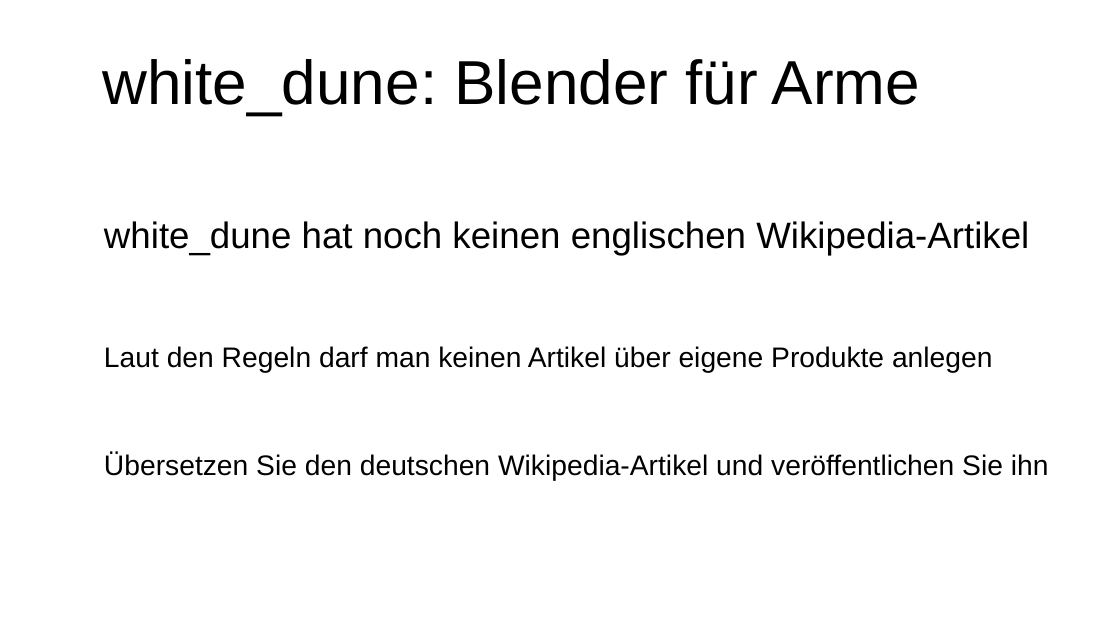
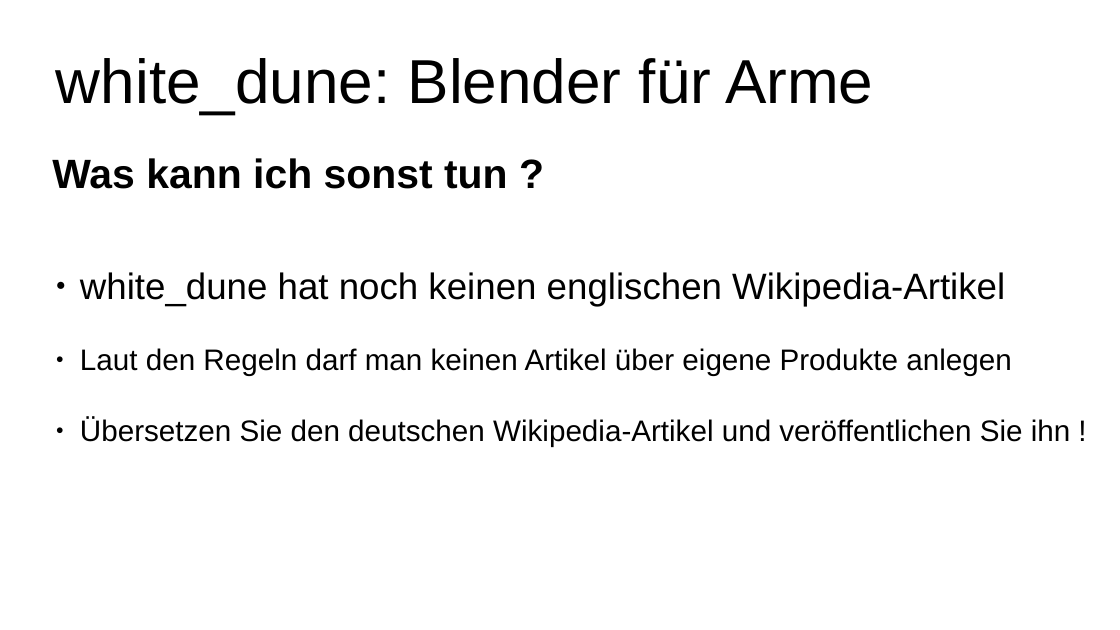
Before and after one commit to mufti11/white_dune, a slide deck: slide 12 of docs/usage_docs/white_dune_rasberry_pi.odp. Drawn at 1120x630 pixels with LibreOffice and Linux fonts; fonts in the diff are those of the drawing. Boxes give left, top, right and bottom in pixels: in the first picture for what was removed or moved away, otherwise in the second. Text is boxed around its words. In the diff, an @@ line names an element or a change of style, - is before the commit and + after.

Commit message:
white_dune 1.782

```diff
--- a/docs/usage_docs/white_dune_rasberry_pi.odp
+++ b/docs/usage_docs/white_dune_rasberry_pi.odp
@@ title "white_dune: Blender für Arme": place and size @@
-title "white_dune: Blender für Arme" at [103,59,920,115]
+title "white_dune: Blender für Arme" at [56,58,873,114]
@@ title "white_dune: Blender für Arme" at [56,58,873,114]: alignment centre to left @@
@@ text "white_dune hat noch keinen englischen ..." at [80,272,1071,447]: vertical alignment top to middle @@
@@ text added at [52,158,508,189], 29 pt, text #000000, bold @@
+Was kann ich sonst tun ?
@@ text at [80,272,1011,376]: size 20 to 21 pt in "Laut den Regeln darf man keinen Artikel ..."; bullet none to ●; less space between paragraphs @@
@@ text at [80,418,1071,447]: text changed; size 20 to 21 pt @@
-Übersetzen Sie den deutschen Wikipedia-Artikel und veröffentlichen Sie ihn
+● Übersetzen Sie den deutschen Wikipedia-Artikel und veröffentlichen Sie ihn !
```
Also in this commit, not shown: 4 other slides changed, 4 other files.
